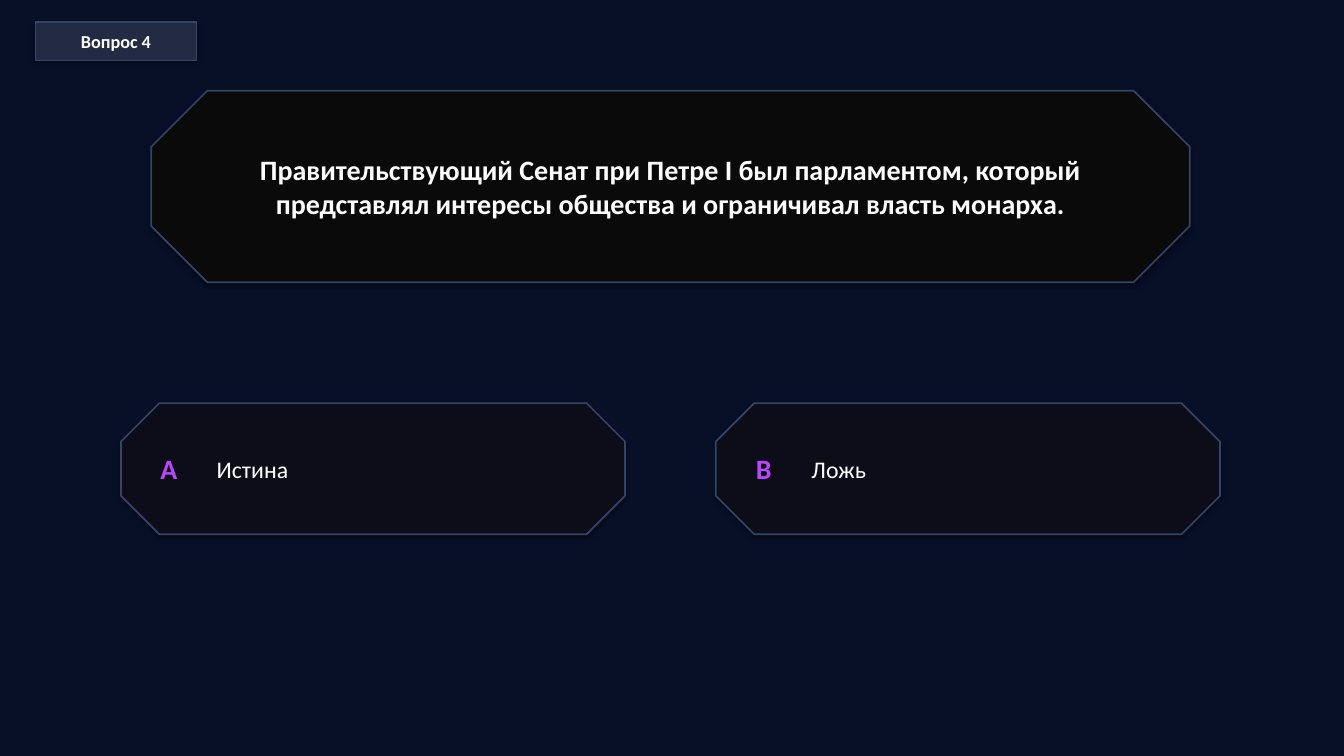
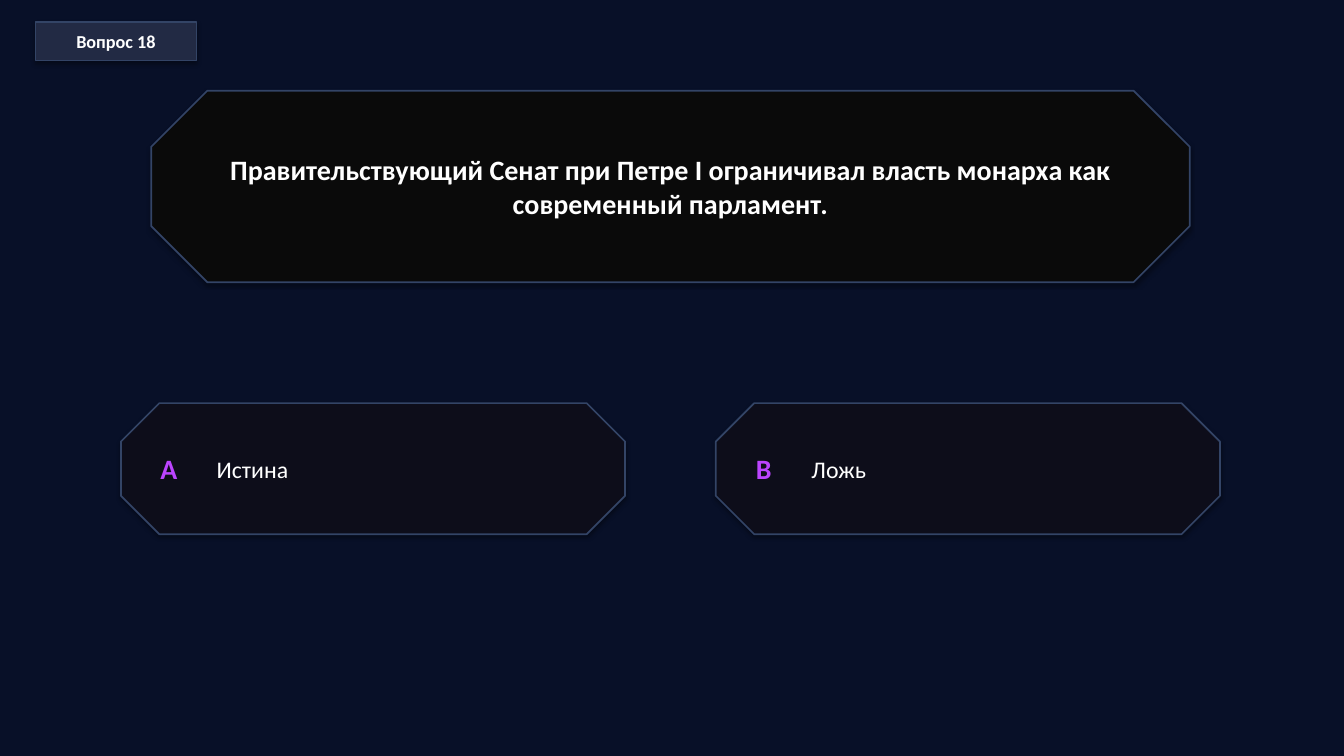
Before and after one commit to bk-ru/quizcraft, a slide deck: slide 35 of mockups/compact-workspace/data/demo-export.pptx (slide 7 before the commit). Drawn at 1344x756 pixels with LibreOffice and Linux fonts; fonts in the diff are those of the drawing. Boxes give left, top, right and bottom in pixels: in the first picture for what was removed or moved away, otherwise in the second. Text is boxed around its words. In the diff, an @@ line names an element or a change of style, - is before the commit and + after.

```diff
--- a/mockups/compact-workspace/data/demo-export.pptx
+++ b/mockups/compact-workspace/data/demo-export.pptx
@@ text in rectangle at (76,35,155,51): text changed @@
-Вопрос 4
+Вопрос 18
@@ text in octagon at (230,161,1110,219): text changed @@
-Правительствующий Сенат при Петре I был парламентом, который представлял интересы общества и ограничивал власть монарха.
+Правительствующий Сенат при Петре I ограничивал власть монарха как современный парламент.
```
Also in this commit, not shown: 13 other slides changed, 86 slides added, 6 slides removed, 2 other files.
